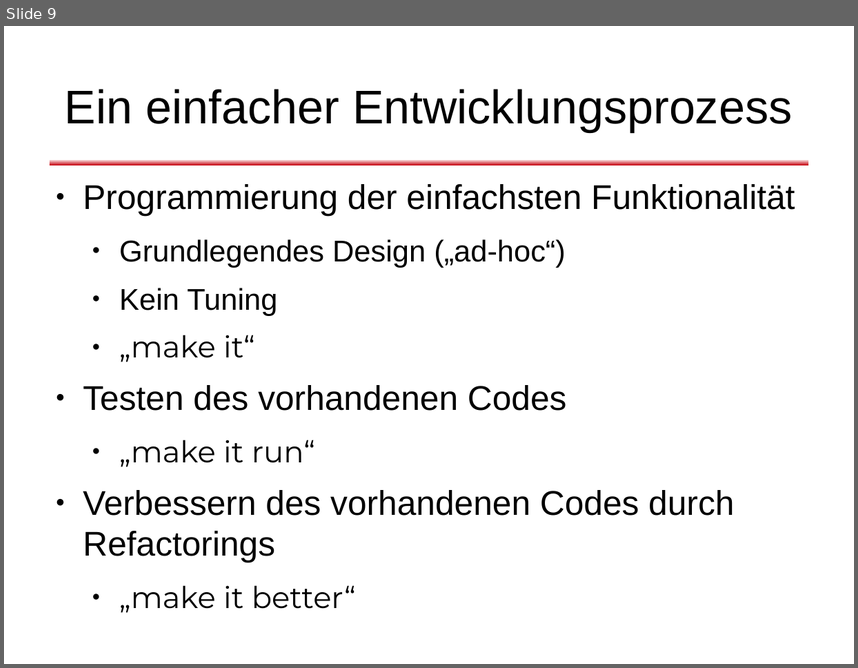
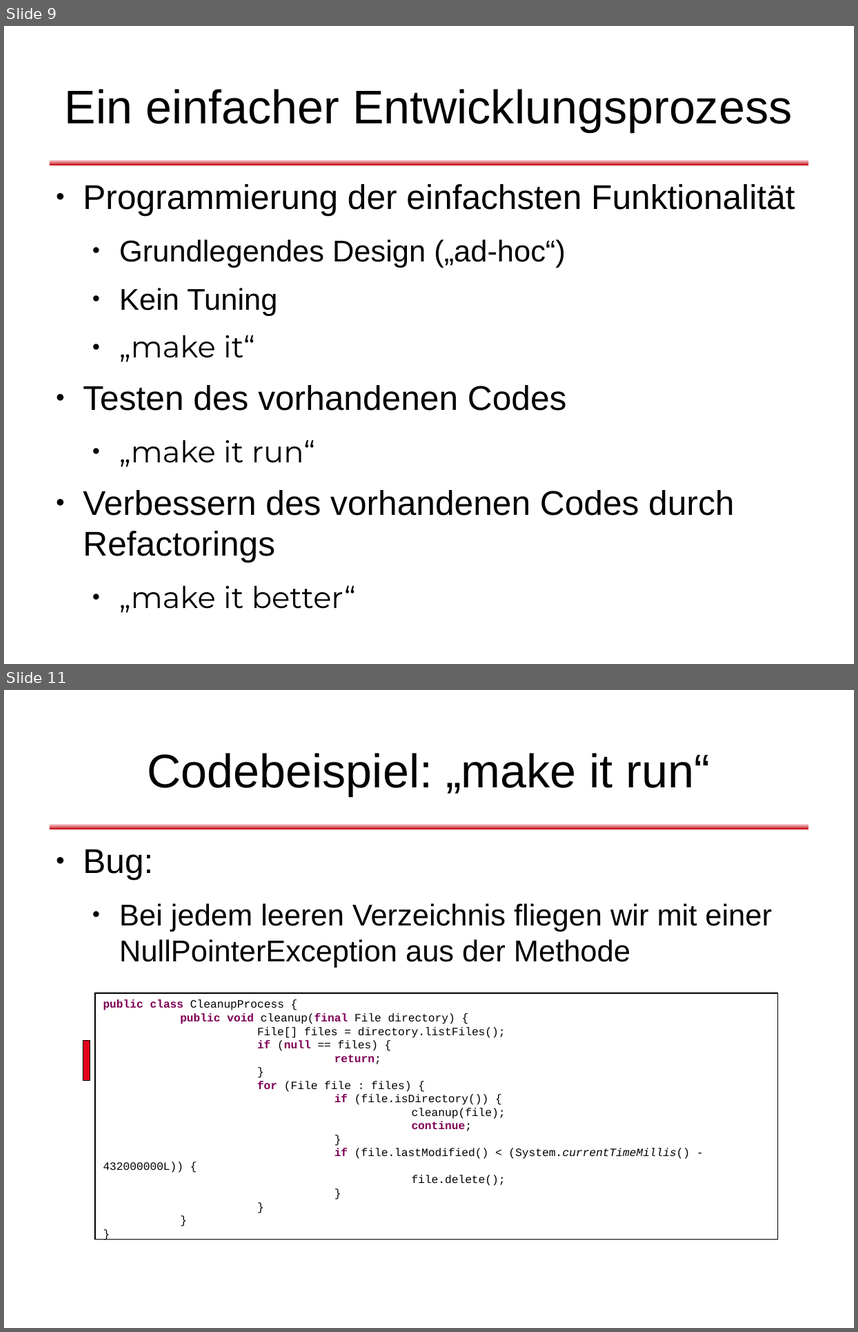
Before and after one commit to dlindner/vorlesung-se2-dhbw, a slide deck: added_2010/Refactoring (2010).odp. Shown one above the other, each under a label of ours: slide 9 before the commit, slides 9 and 11 after it; the slides between them are not shown. The pictures are 858x668 and 858x1332 pixels, drawn with LibreOffice and Linux fonts; fonts in the diff are those of the drawing; background and template pictures are left out. Boxes give left, top, right and bottom in pixels: in the first picture for what was removed or moved away, otherwise in the second. Text is boxed around its words. In the diff, an @@ line names an element or a change of style, - is before the commit and + after.

```diff
--- a/added_2010/Refactoring (2010).odp
+++ b/added_2010/Refactoring (2010).odp
@@ slide 11 added at [4,690,854,1328], background #FFFFFF; not listed: 1 template element that a slide beside it also shows @@
@@ title added at [148,753,710,796], 44 pt, text #000000 @@
+Codebeispiel: „make it run“
@@ text added at [83,849,772,967], 28 pt, text #000000 @@
+● Bug:
+  ● Bei jedem leeren Verzeichnis fliegen wir mit einer NullPointerException aus der Methode
@@ rectangle added at [95,993,778,1239], fill #FFFFFF, outline #000000 0.74 pt, 10.5 pt, text #000000 @@
+public class CleanupProcess {
+public void cleanup(final File directory) {
+File[] files = directory.listFiles();
+if (null == files) {
+return;
+}
+for (File file : files) {
+if (file.isDirectory()) {
+cleanup(file);
+continue;
+}
+if (file.lastModified() < (System.currentTimeMillis() - 432000000L)) {
+file.delete();
+}
+}
+}
+}
@@ rectangle added at [83,1041,90,1081], fill #E3001B, outline #000000 0 pt @@
```
Also in this commit, not shown: 1 slide changed, 6 other slides added.
